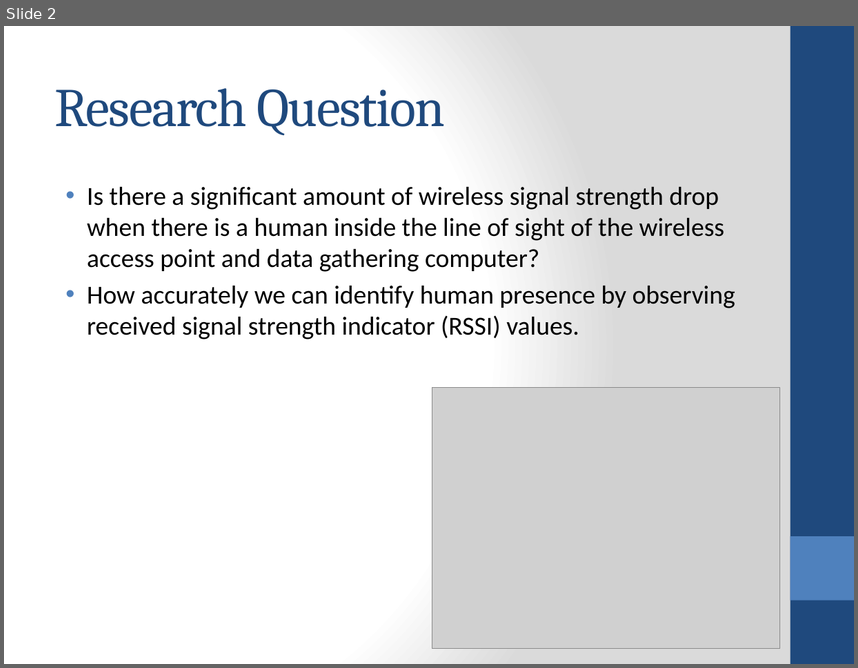
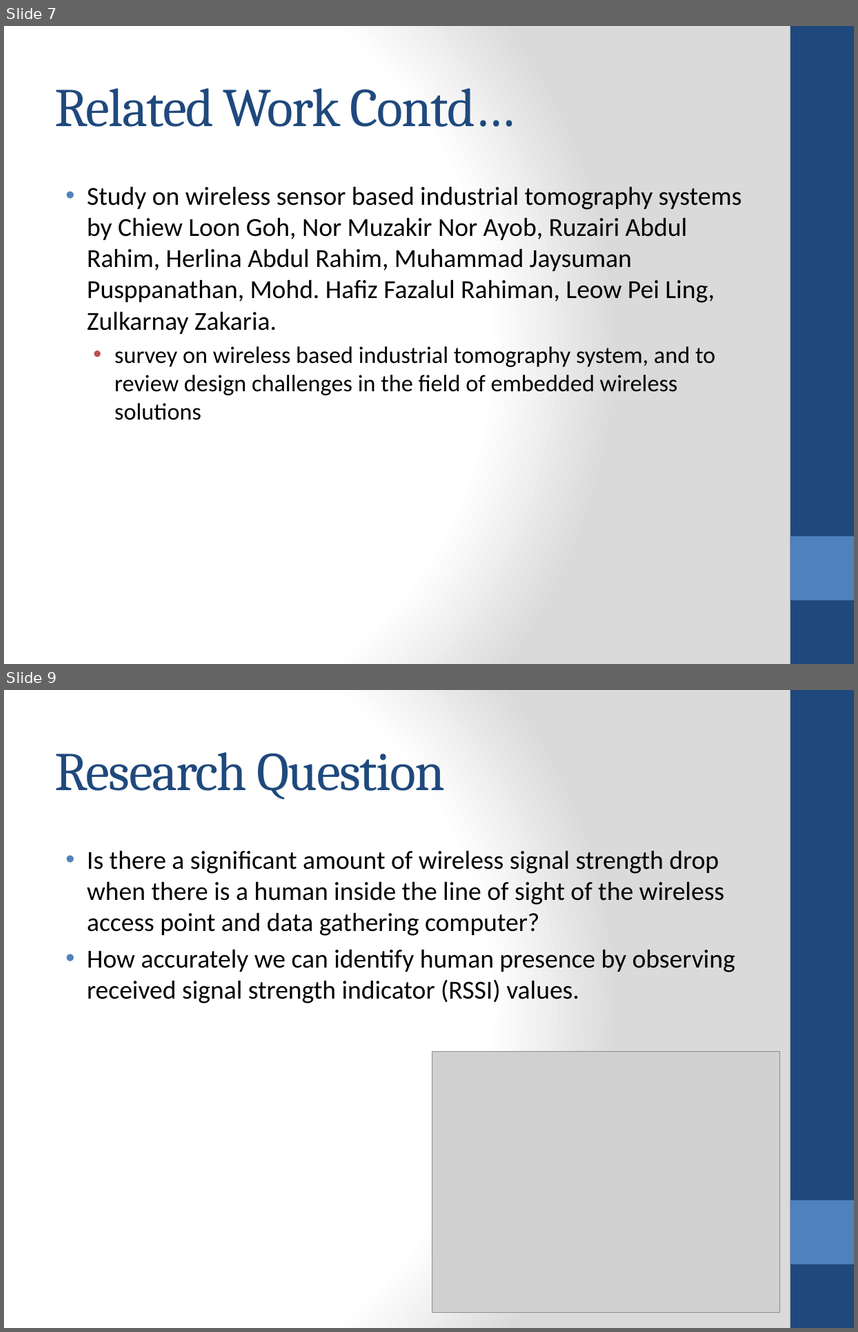
Before and after one commit to jithendra89/research, a slide deck: presentations/interim-final.pptx. Shown one above the other, each under a label of ours: slide 2 before the commit, slides 7 and 9 after it; the slides between them are not shown. The pictures are 858x668 and 858x1332 pixels, drawn with LibreOffice and Linux fonts; fonts in the diff are those of the drawing; grey boxes stand for pictures. Boxes give left, top, right and bottom in pixels: in the first picture for what was removed or moved away, otherwise in the second. Text is boxed around its words. In the diff, an @@ line names an element or a change of style, - is before the commit and + after.

```diff
--- a/presentations/interim-final.pptx
+++ b/presentations/interim-final.pptx
@@ slide 7 added at box(4, 26, 854, 664), background gradient #FFFFFF to #DADADA; not listed: 2 template elements that a slide beside it also shows @@
@@ title added at box(55, 88, 515, 127), 46 pt, text #1F497D @@
+Related Work Contd…
@@ text added at box(87, 186, 742, 420), 22 pt, text #000000 @@
+• Study on wireless sensor based industrial tomography systems by Chiew Loon Goh, Nor Muzakir Nor Ayob, Ruzairi Abdul Rahim, Herlina Abdul Rahim, Muhammad Jaysuman Pusppanathan, Mohd. Hafiz Fazalul Rahiman, Leow Pei Ling, Zulkarnay Zakaria.
+  • survey on wireless based industrial tomography system, and to review design challenges in the field of embedded wireless solutions
@@ what was slide 2 is now slide 9 @@
```
Also in this commit, not shown: 5 slides changed, 8 other slides added, 1 slide removed, 8 other files.
